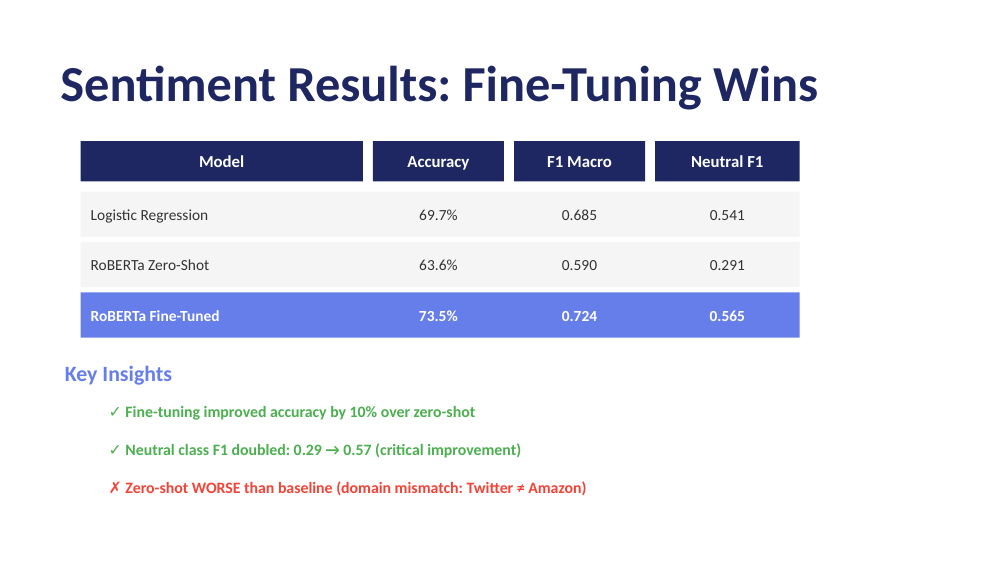
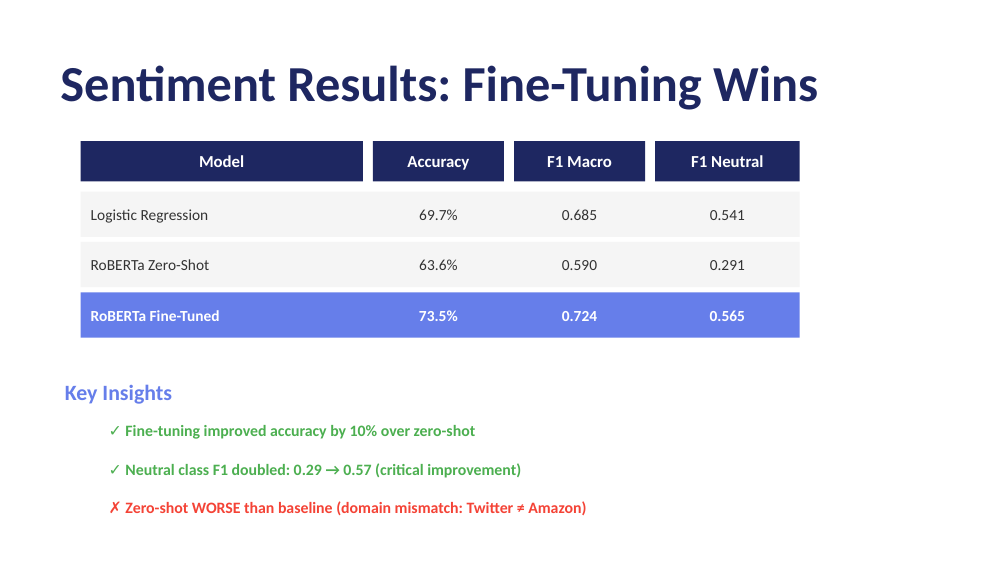
Before and after one commit to marcosfsousa/project-ironhack-automated-customer-reviews, a slide deck: slide 5 of deliverables/G8 - Automated Customer Reviews - Presentation.pptx. Drawn at 1008x567 pixels with LibreOffice and Linux fonts; fonts in the diff are those of the drawing. Boxes give left, top, right and bottom in pixels: in the first picture for what was removed or moved away, otherwise in the second. Text is boxed around its words. In the diff, an @@ line names an element or a change of style, - is before the commit and + after.

```diff
--- a/deliverables/G8 - Automated Customer Reviews - Presentation.pptx
+++ b/deliverables/G8 - Automated Customer Reviews - Presentation.pptx
@@ text in rectangle at [691,155,763,167]: text changed @@
-Neutral F1
+F1 Neutral
@@ 4 texts: place and size @@
-4 texts at [65,365,586,495]
+4 texts at [65,384,586,515]
```
Also in this commit, not shown: 7 other slides changed, 2 slides added, 1 slide removed.
